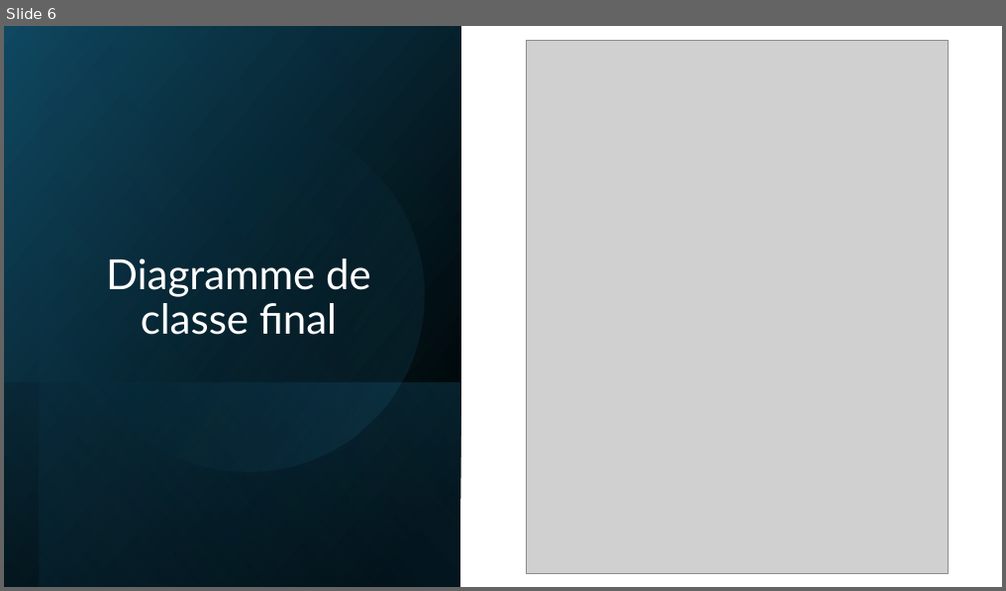
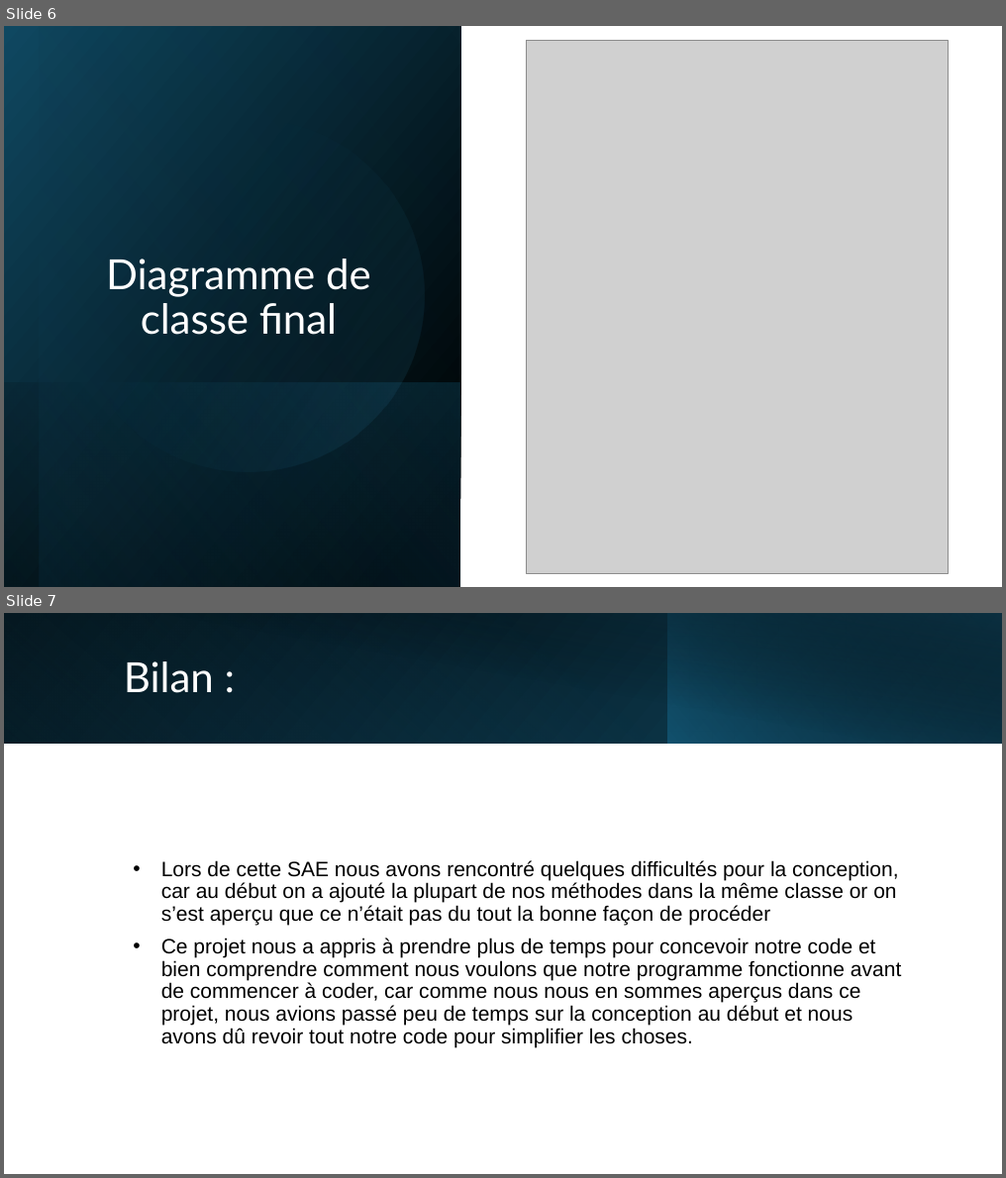
Before and after one commit to Packingdustry/2024_Zeldiablo_massoncl1u_delaborde2u_e2074u_marti1228u_e2920u, a slide deck: SAE_2.01.pptx. Shown one above the other, each under a label of ours: slide 6 before the commit, slides 6 and 7 after it. The pictures are 1006x591 and 1006x1178 pixels, drawn with LibreOffice and Linux fonts; fonts in the diff are those of the drawing; grey boxes stand for pictures. Boxes give left, top, right and bottom in pixels: in the first picture for what was removed or moved away, otherwise in the second. Text is boxed around its words. In the diff, an @@ line names an element or a change of style, - is before the commit and + after.

```diff
--- a/SAE_2.01.pptx
+++ b/SAE_2.01.pptx
@@ slide 7 added at (4,613,1002,1174), background #FFFFFF @@
@@ rectangle added at (4,613,1002,744), fill gradient #000000 to #104862 @@
@@ rectangle added at (4,613,668,744), fill gradient #156082 to #0B3041 @@
@@ rectangle added at (42,613,1002,744), fill gradient #000000 to #0B3041 @@
@@ rectangle added at (668,613,1002,744), fill gradient #156082 to #000000 @@
@@ title added at (124,662,214,693), 40 pt, text #FFFFFF @@
+Bilan :
@@ text added at (161,861,901,1048), 20 pt, text #000000 @@
+• Lors de cette SAE nous avons rencontré quelques difficultés pour la conception, car au début on a ajouté la plupart de nos méthodes dans la même classe or on s’est aperçu que ce n’était pas du tout la bonne façon de procéder
+• Ce projet nous a appris à prendre plus de temps pour concevoir notre code et bien comprendre comment nous voulons que notre programme fonctionne avant de commencer à coder, car comme nous nous en sommes aperçus dans ce projet, nous avions passé peu de temps sur la conception au début et nous avons dû revoir tout notre code pour simplifier les choses.
```
Also in this commit, not shown: 4 slides changed, 1 other file.
